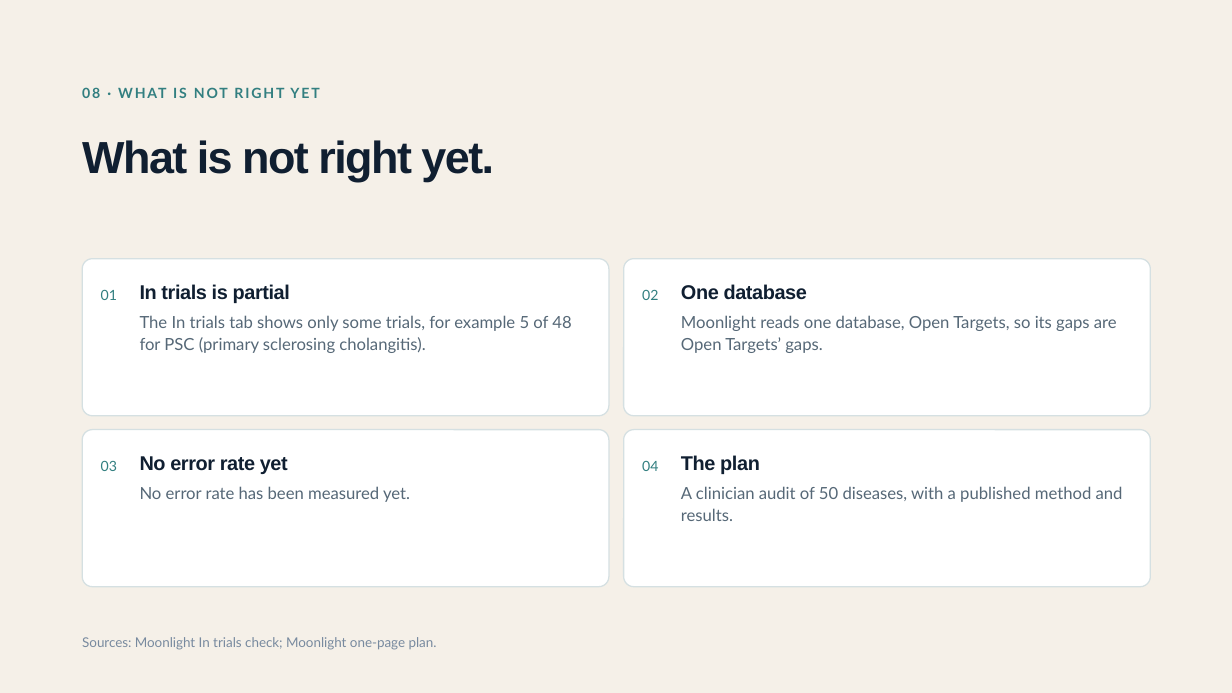
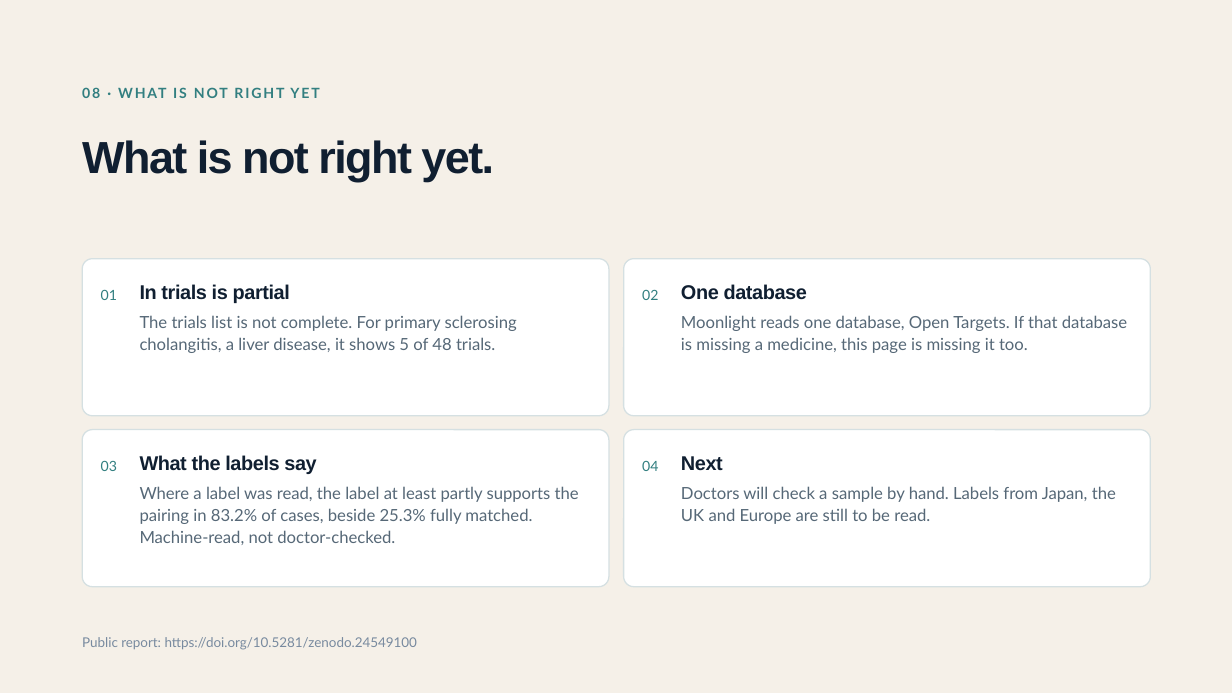
Before and after one commit to Moonlight-Clues/moonlight, a slide deck: slide 9 of docs/pitch/moonlight-deck-funders-19nov.pptx. Drawn at 1232x693 pixels with LibreOffice and Linux fonts; fonts in the diff are those of the drawing. Boxes give left, top, right and bottom in pixels: in the first picture for what was removed or moved away, otherwise in the second. Text is boxed around its words. In the diff, an @@ line names an element or a change of style, - is before the commit and + after.

```diff
--- a/docs/pitch/moonlight-deck-funders-19nov.pptx
+++ b/docs/pitch/moonlight-deck-funders-19nov.pptx
@@ text at bbox=[140, 315, 517, 353]: text changed @@
-The In trials tab shows only some trials, for example 5 of 48 for PSC (primary sclerosing cholangitis).
+The trials list is not complete. For primary sclerosing cholangitis, a liver disease, it shows 5 of 48 trials.
@@ text at bbox=[681, 315, 1127, 353]: text changed @@
-Moonlight reads one database, Open Targets, so its gaps are Open Targets’ gaps.
+Moonlight reads one database, Open Targets. If that database is missing a medicine, this page is missing it too.
@@ text at bbox=[140, 455, 579, 545]: text changed @@
-No error rate yet
-No error rate has been measured yet.
+What the labels say
+Where a label was read, the label at least partly supports the pairing in 83.2% of cases, beside 25.3% fully matched. Machine-read, not doctor-checked.
@@ text at bbox=[681, 456, 1116, 524]: text changed @@
-The plan
-A clinician audit of 50 diseases, with a published method and results.
+Next
+Doctors will check a sample by hand. Labels from Japan, the UK and Europe are still to be read.
@@ text at bbox=[82, 637, 417, 650]: text changed @@
-Sources: Moonlight In trials check; Moonlight one-page plan.
+Public report: https://doi.org/10.5281/zenodo.24549100
```
Also in this commit, not shown: 8 other slides changed, 2 slides added, 1 slide removed, 1 other file.
